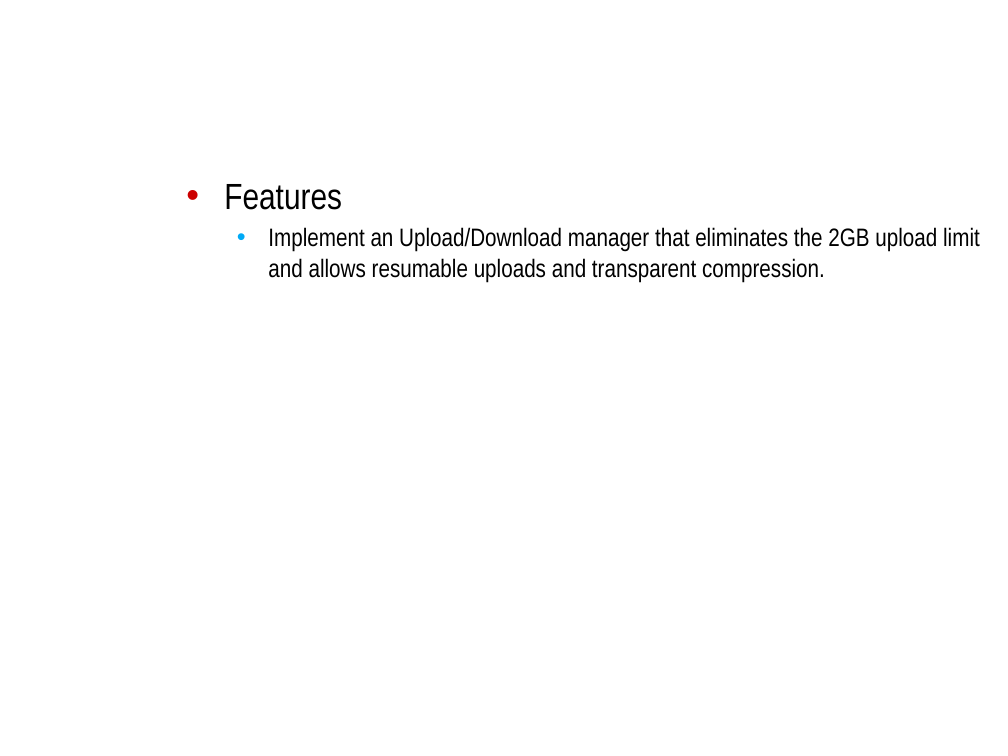
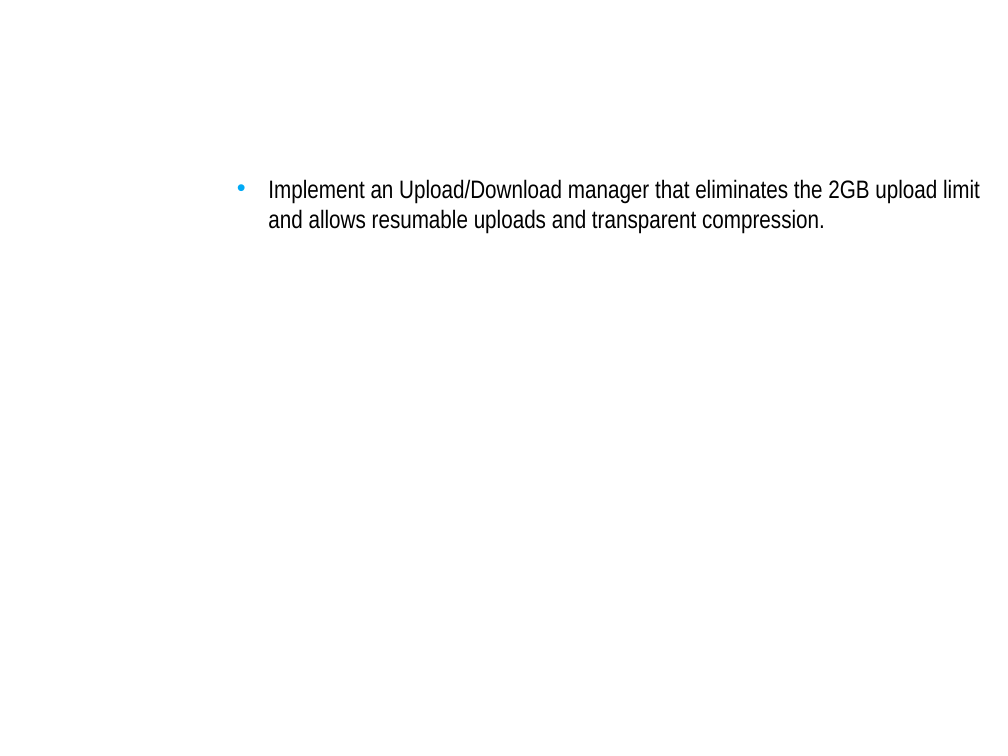
Before and after one commit to NCIP/caarray-docs, a slide deck: slide 8 of project_management/open_meetings/ICR_WS_Meeting_2011_02_09.pptx. Drawn at 1008x756 pixels with LibreOffice and Linux fonts; fonts in the diff are those of the drawing; background and template pictures are left out. Boxes give left, top, right and bottom in pixels: in the first picture for what was removed or moved away, otherwise in the second. Text is boxed around its words. In the diff, an @@ line names an element or a change of style, - is before the commit and + after.

```diff
--- a/project_management/open_meetings/ICR_WS_Meeting_2011_02_09.pptx
+++ b/project_management/open_meetings/ICR_WS_Meeting_2011_02_09.pptx
@@ text at <box>224,184,342,210</box>: paragraph removed @@
-• Features
```
Also in this commit, not shown: 1 other slide changed.
